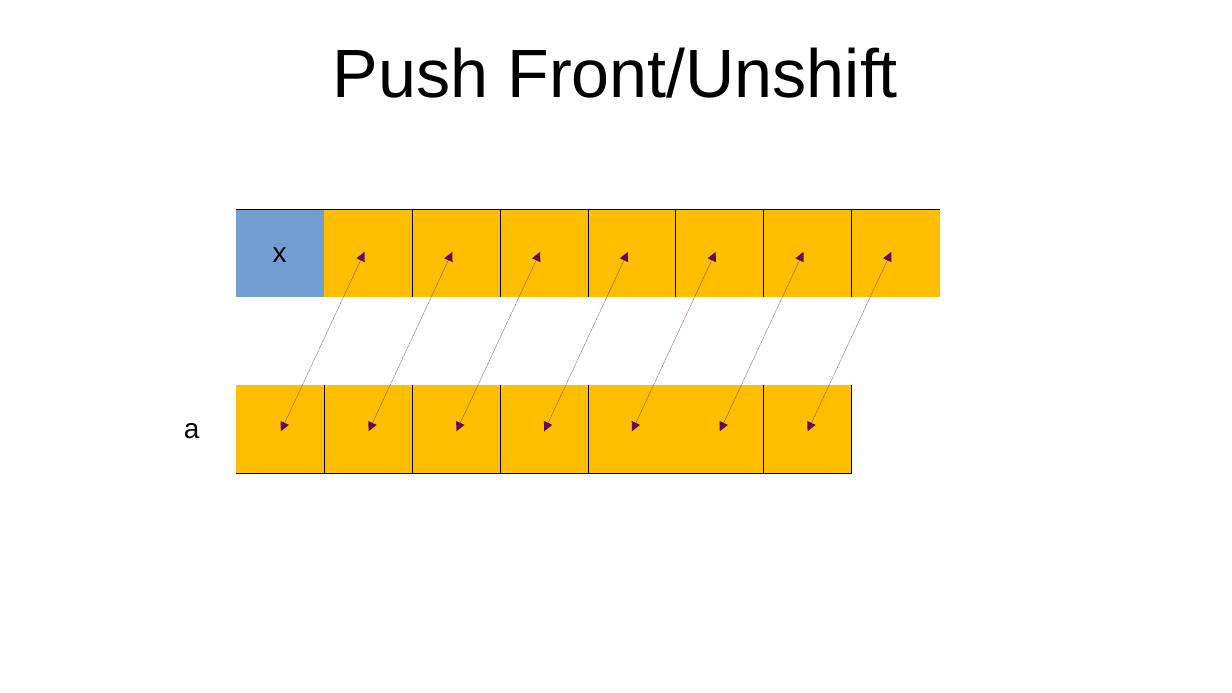
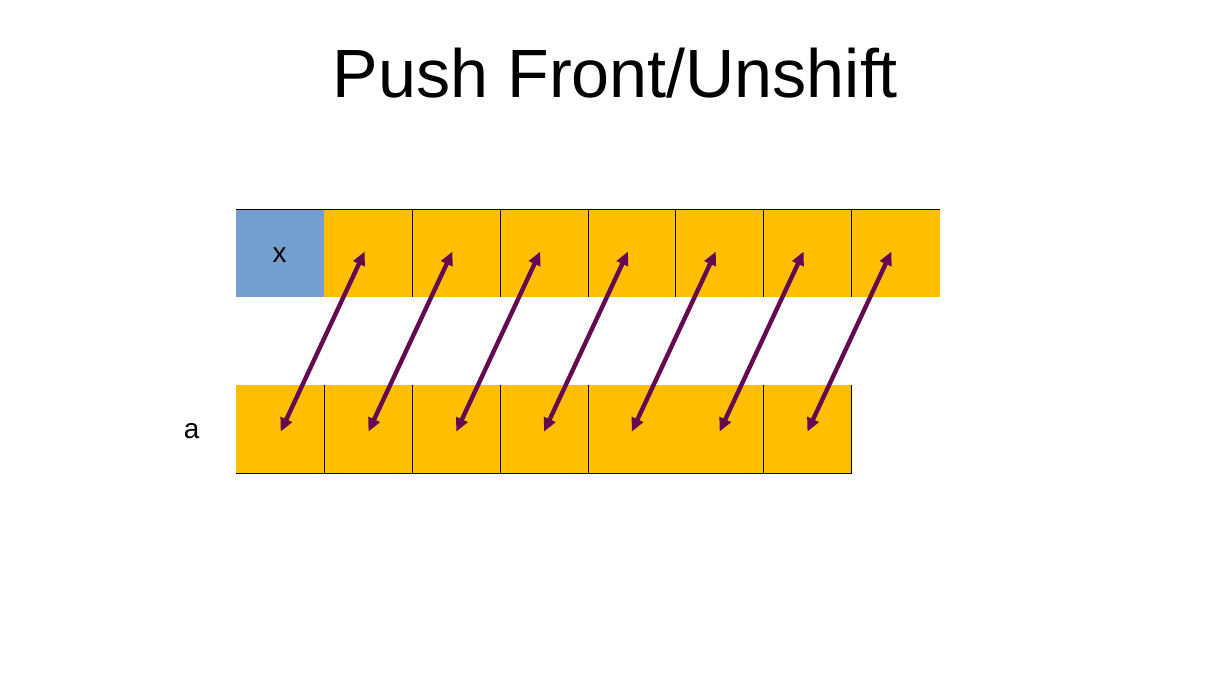
Before and after one commit to oneleo/golang-cht, a slide deck: slide 42 of images/images.odp (slide 40 before the commit). Drawn at 1232x693 pixels with LibreOffice and Linux fonts; fonts in the diff are those of the drawing. Boxes give left, top, right and bottom in pixels: in the first picture for what was removed or moved away, otherwise in the second. Text is boxed around its words. In the diff, an @@ line names an element or a change of style, - is before the commit and + after.

```diff
--- a/images/images.odp
+++ b/images/images.odp
@@ double arrow (281, 432) - (364, 252): stroke #650953 0 pt to #650953 2.83 pt @@
@@ double arrow (369, 432) - (453, 252): stroke #650953 0 pt to #650953 2.83 pt @@
@@ double arrow (456, 432) - (540, 252): stroke #650953 0 pt to #650953 2.83 pt @@
@@ double arrow (544, 432) - (628, 252): stroke #650953 0 pt to #650953 2.83 pt @@
@@ double arrow (633, 432) - (715, 252): stroke #650953 0 pt to #650953 2.83 pt @@
@@ double arrow (720, 432) - (804, 252): stroke #650953 0 pt to #650953 2.83 pt @@
@@ double arrow (808, 432) - (892, 252): stroke #650953 0 pt to #650953 2.83 pt @@
```
Also in this commit, not shown: 19 other slides changed, 3 slides added, 1 slide removed, 6 other files.
